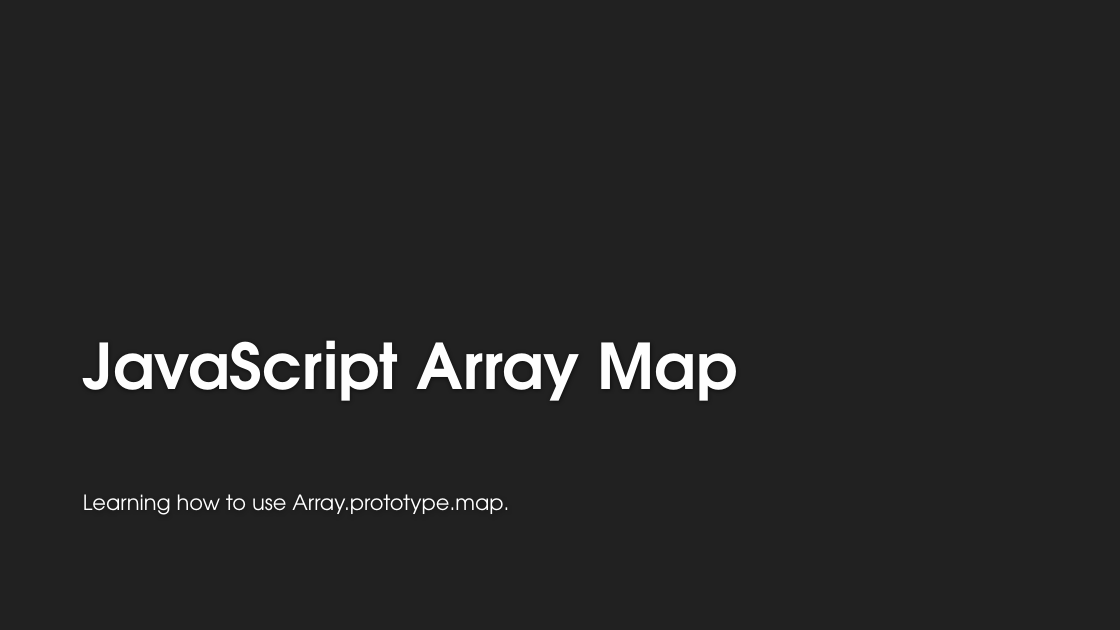
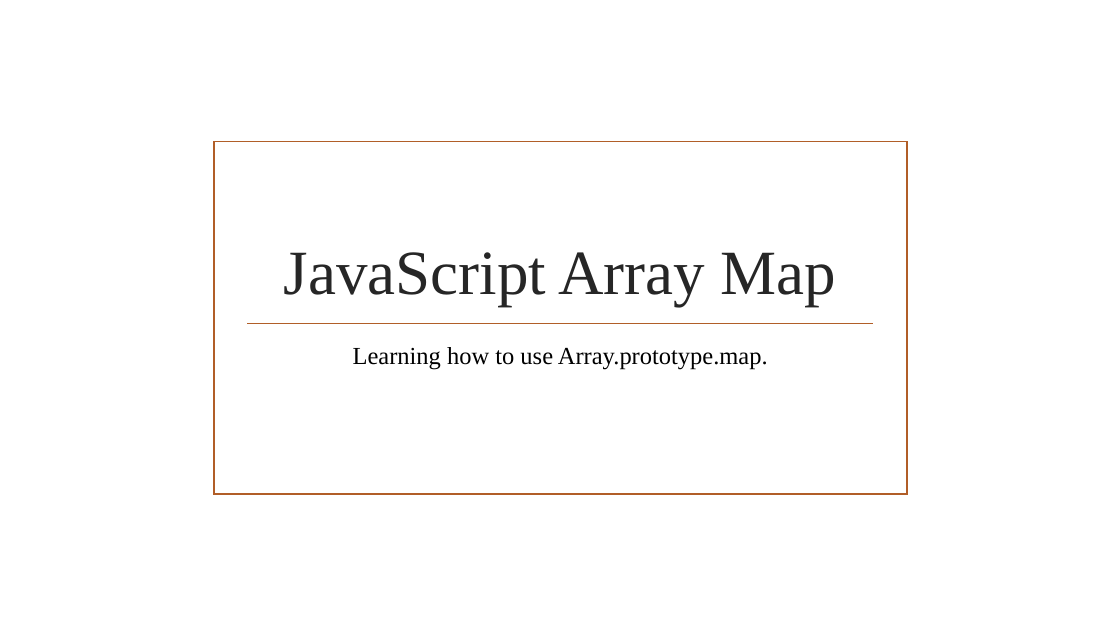
Before and after one commit to ericglasser/javascript-array-map-lesson, a slide deck: slide 1 of javascript-map-array-lesson.pptx. Drawn at 1120x630 pixels with LibreOffice and Linux fonts; fonts in the diff are those of the drawing; background and template pictures are left out. Boxes give left, top, right and bottom in pixels: in the first picture for what was removed or moved away, otherwise in the second. Text is boxed around its words. In the diff, an @@ line names an element or a change of style, - is before the commit and + after.

```diff
--- a/javascript-map-array-lesson.pptx
+++ b/javascript-map-array-lesson.pptx
@@ background #212121 to picture (left out) @@
@@ rectangle added at <box>214,142,907,494</box>, outline #B15E28 1.25 pt @@
@@ title "JavaScript Array Map": place and size @@
-title "JavaScript Array Map" at <box>83,340,738,401</box>
+title "JavaScript Array Map" at <box>284,252,836,306</box>
@@ title "JavaScript Array Map" at <box>284,252,836,306</box>: font TeX Gyre Adventor to Times New Roman, text colour #FEFEFE to #262626, bold off; alignment left to centre @@
@@ line added from (247, 323) to (874, 323), #B15E28 1.25 pt @@
@@ subtitle "Learning how to use Array.prototype.map.": place and size @@
-subtitle "Learning how to use Array.prototype.map." at <box>83,494,509,515</box>
+subtitle "Learning how to use Array.prototype.map." at <box>353,347,768,370</box>
@@ subtitle "Learning how to use Array.prototype.map." at <box>353,347,768,370</box>: size 18 to 21 pt, font TeX Gyre Adventor to Times New Roman, text colour #FFFFFF to #000000; alignment left to centre @@
```
Also in this commit, not shown: 11 other slides changed, 3 slides added.
